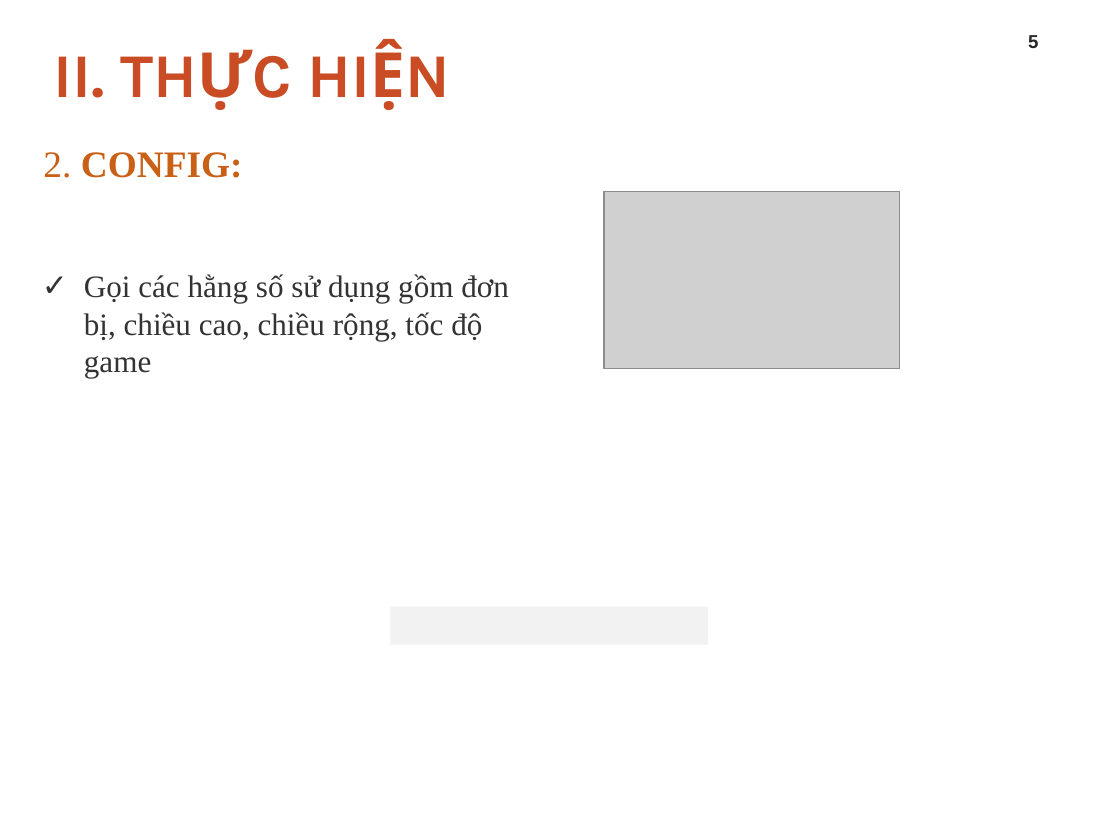
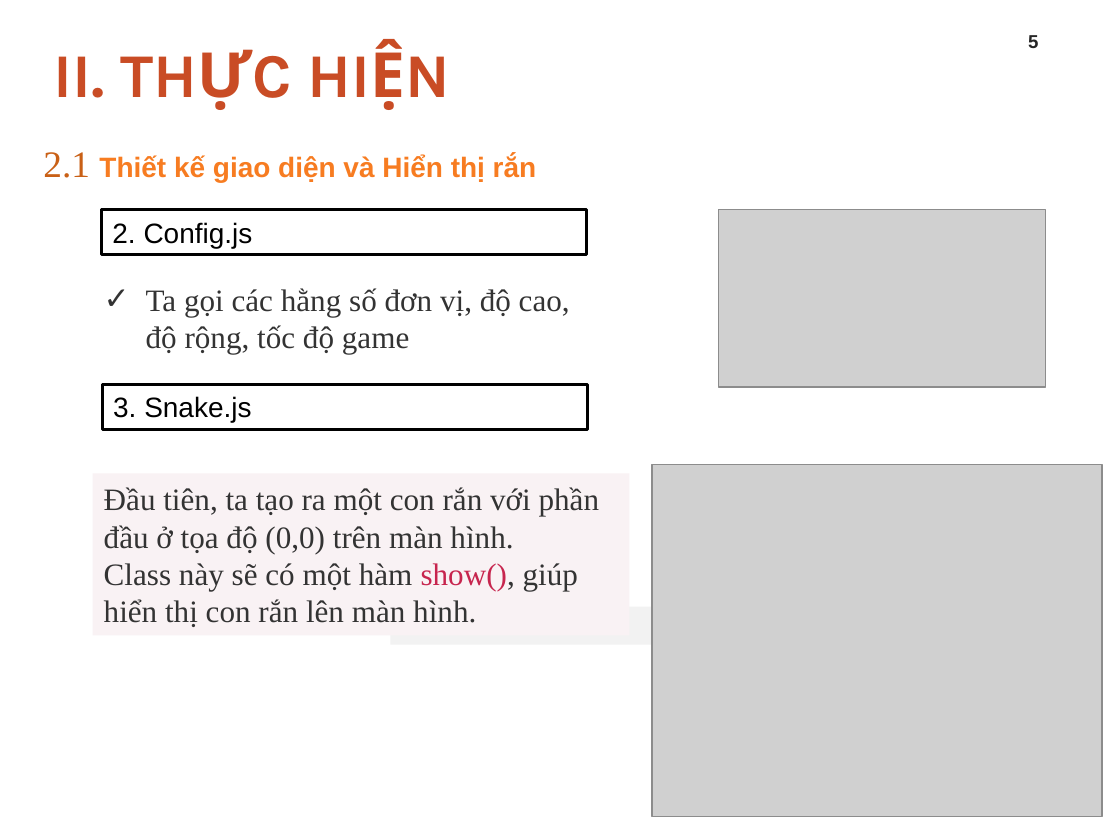
Before and after one commit to hai1710/case, a slide deck: slide 5 of CASE-STUDY.pptx. Drawn at 1120x840 pixels with LibreOffice and Linux fonts; fonts in the diff are those of the drawing; grey boxes stand for pictures; background and template pictures are left out. Boxes give left, top, right and bottom in pixels: in the first picture for what was removed or moved away, otherwise in the second. Text is boxed around its words. In the diff, an @@ line names an element or a change of style, - is before the commit and + after.

```diff
--- a/CASE-STUDY.pptx
+++ b/CASE-STUDY.pptx
@@ text at box(43, 152, 537, 182): text changed; size 24 to 18 pt; font Times New Roman to Arial; text colour #C96016 to #F77C21 @@
-2. CONFIG:
+2.1 Thiết kế giao diện và Hiển thị rắn
@@ rectangle added at box(102, 209, 587, 254), fill #FFFFFF, outline #000000 2 pt, 18 pt, text #000000 @@
+2. Config.js
@@ picture removed at box(604, 192, 899, 368) @@
@@ picture added at box(719, 209, 1046, 386) @@
@@ text at box(146, 288, 570, 354): text changed @@
-✓ Gọi các hằng số sử dụng gồm đơn bị, chiều cao, chiều rộng, tốc độ game
+✓ Ta gọi các hằng số đơn vị, độ cao, độ rộng, tốc độ game
@@ rectangle added at box(102, 384, 587, 429), fill #FFFFFF, outline #000000 2 pt, 18 pt, text #000000 @@
+3. Snake.js
@@ rectangle added at box(93, 474, 629, 636), fill #F9F2F4, 20 pt, text #333333 @@
+Đầu tiên, ta tạo ra một con rắn với phần đầu ở tọa độ (0,0) trên màn hình.
+Class này sẽ có một hàm show(), giúp hiển thị con rắn lên màn hình.
@@ picture added at box(652, 464, 1102, 816) @@
```
Also in this commit, not shown: 1 other slide changed, 8 slides added, 1 slide removed.
